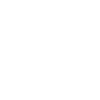
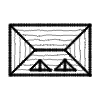
Layers edited between the first and the second 100px x 100px image:
showed "Layer", painted on it over [8, 23, 92, 77]
